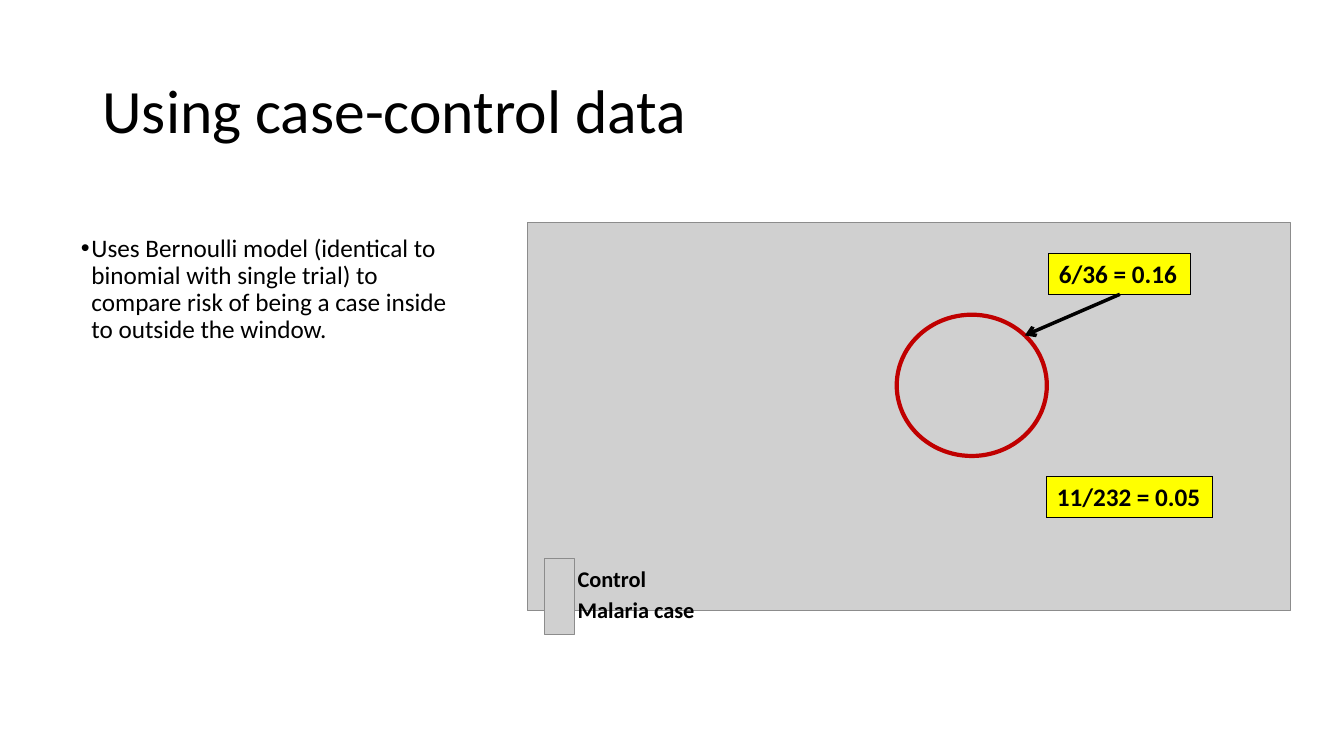
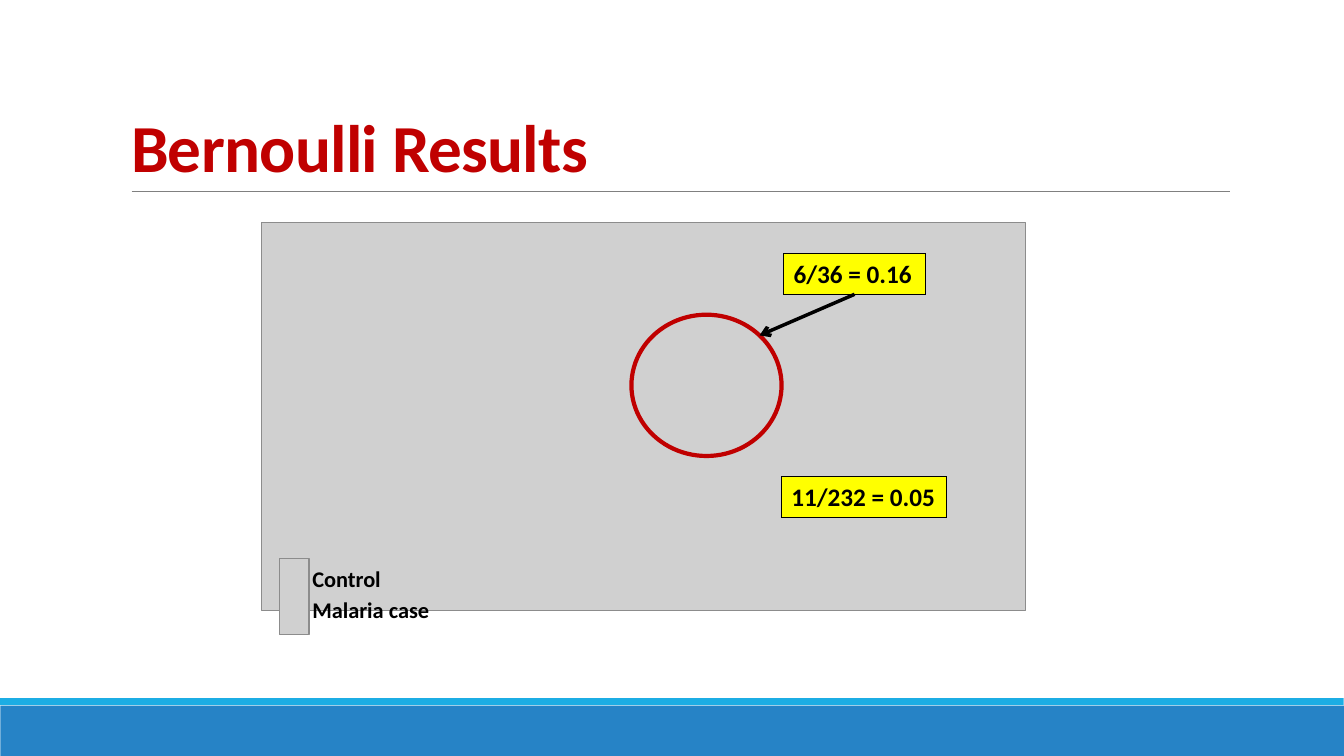
Before and after one commit to ethely/HughSt.github.io, a slide deck: slide 7 of course_materials/week4/Slides/Kulldrof Scan statistic.pptx. Drawn at 1344x756 pixels with LibreOffice and Linux fonts; fonts in the diff are those of the drawing; grey boxes stand for pictures. Boxes give left, top, right and bottom in pixels: in the first picture for what was removed or moved away, otherwise in the second. Text is boxed around its words. In the diff, an @@ line names an element or a change of style, - is before the commit and + after.

```diff
--- a/course_materials/week4/Slides/Kulldrof Scan statistic.pptx
+++ b/course_materials/week4/Slides/Kulldrof Scan statistic.pptx
@@ title "Bernoulli Results" at <box>131,125,588,173</box>: vertical alignment middle to bottom @@
@@ title at <box>131,125,588,173</box>: text changed; size 44 to 48 pt; text colour #000000 to #C00000; bold on @@
-Using case-control data
+Bernoulli Results
@@ line added from (132, 192) to (1231, 192), #808080 0.5 pt @@
@@ text removed at <box>91,239,446,338</box> @@
-• Uses Bernoulli model (identical to binomial with single trial) to compare risk of being a case inside to outside the window.
@@ 2 pictures, 2 rectangles, 1 text, 1 arrow, 1 ellipse: place and size @@
-2 pictures, 2 rectangles, 1 text, 1 arrow, 1 ellipse at <box>527,223,1291,635</box>
+2 pictures, 2 rectangles, 1 text, 1 arrow, 1 ellipse at <box>262,223,1025,635</box>
@@ rectangle added at <box>0,706,1344,756</box>, fill #2683C6 @@
@@ rectangle added at <box>0,699,1344,706</box>, fill #1CADE4 @@
```
Also in this commit, not shown: 8 other slides changed, 2 slides added, 2 slides removed.
